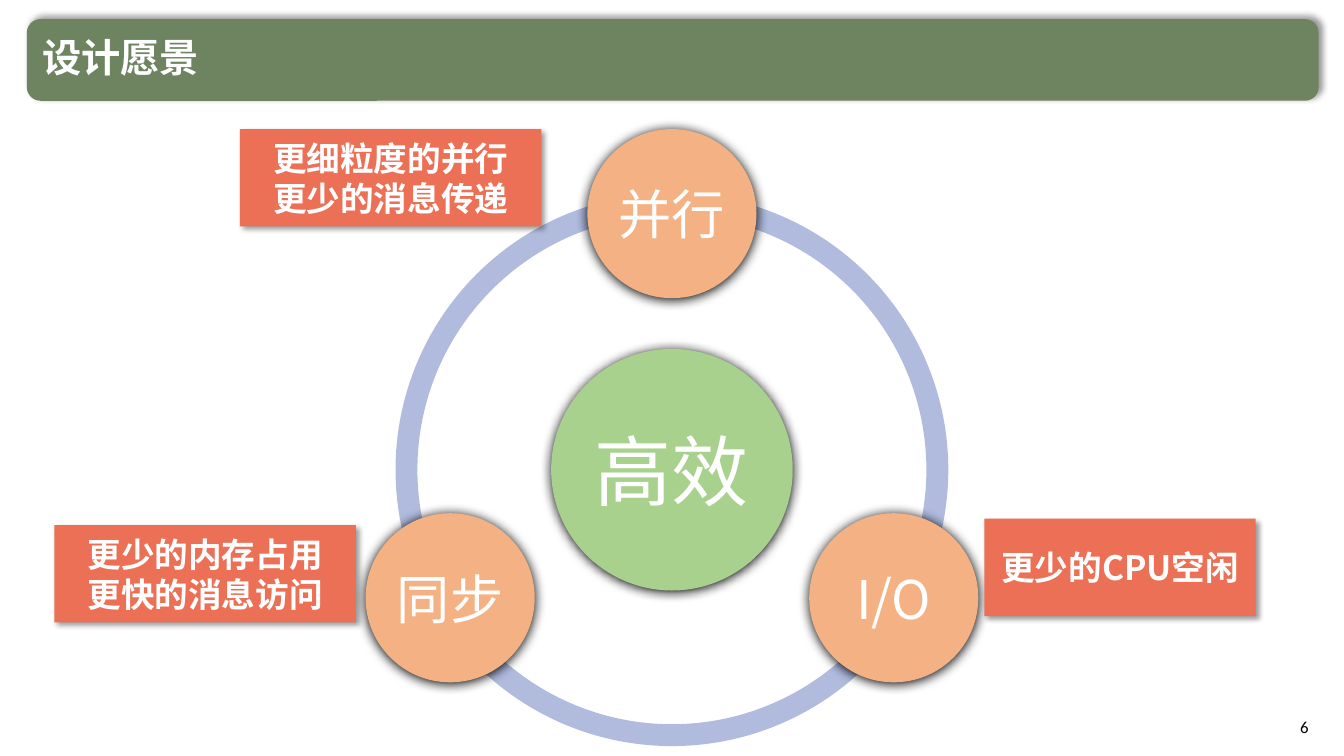
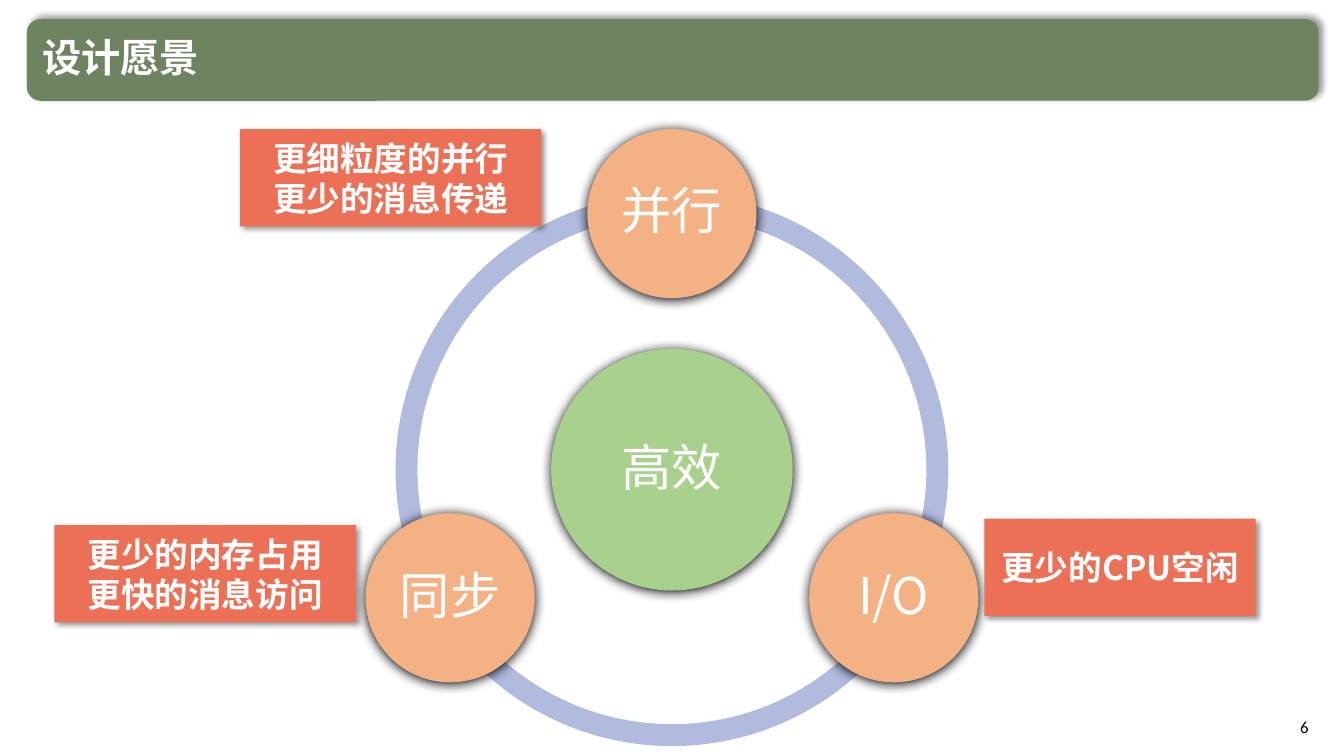
Before and after one commit to seu-cloud/seu-cloud-study, a slide deck: slide 6 of PPT/2023/20230512-白文超-MiniGraph.pptx. Drawn at 1344x756 pixels with LibreOffice and Linux fonts; fonts in the diff are those of the drawing; background and template pictures are left out. Boxes give left, top, right and bottom in pixels: in the first picture for what was removed or moved away, otherwise in the second. Text is boxed around its words. In the diff, an @@ line names an element or a change of style, - is before the commit and + after.

```diff
--- a/PPT/2023/20230512-白文超-MiniGraph.pptx
+++ b/PPT/2023/20230512-白文超-MiniGraph.pptx
@@ text "高效" at (x1=622, y1=443, x2=723, y2=490): size 55 to 36 pt; line spacing 1 to 0.9; less space between paragraphs @@
@@ size 38 to 36 pt; line spacing 1 to 0.9 in 3 elements at (x1=622, y1=187, x2=723, y2=233), (x1=858, y1=574, x2=929, y2=623), (x1=400, y1=572, x2=501, y2=618) @@
```
Also in this commit, not shown: 2 other slides changed, 3 other files.
